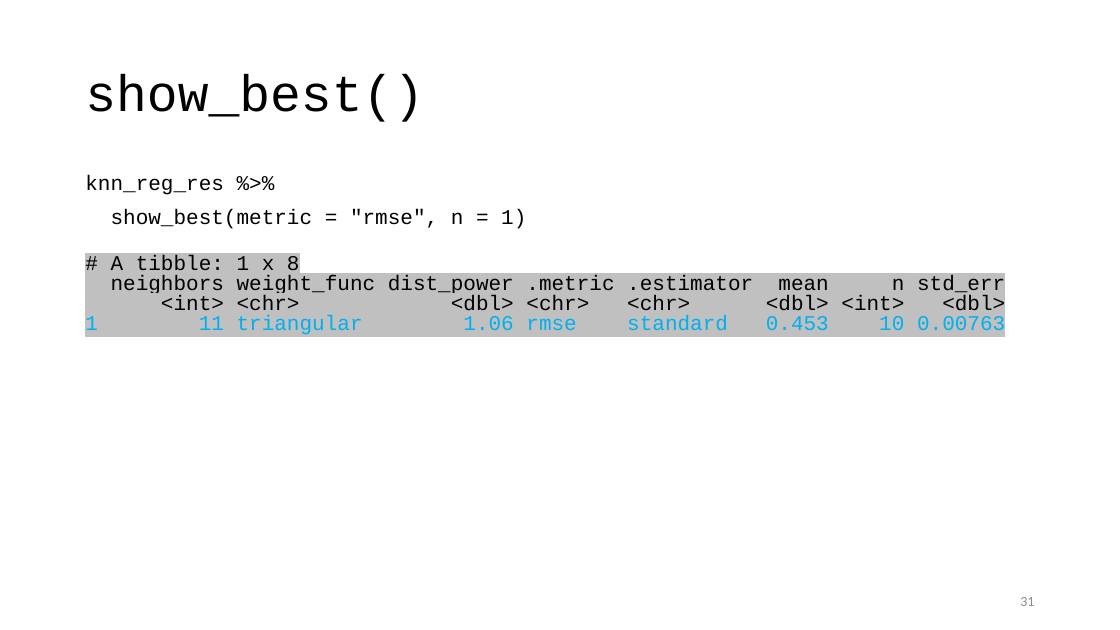
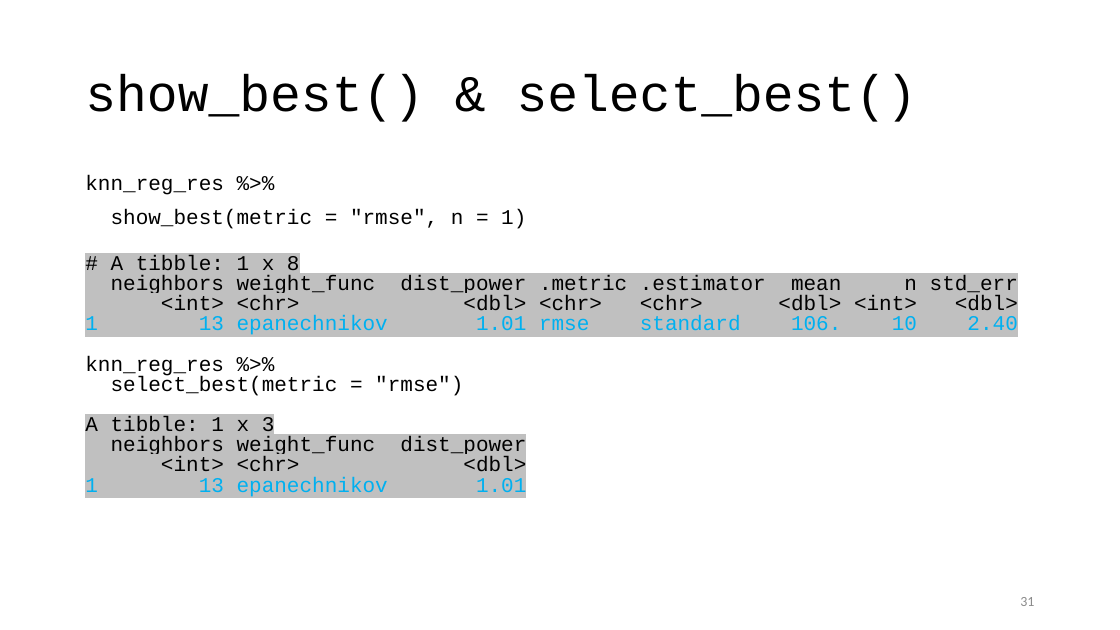
Before and after one commit to karlenaochoa/c4-ml-2020, a slide deck: slide 31 of slides/w6p1-knn/w6p1.pptx. Drawn at 1120x630 pixels with LibreOffice and Linux fonts; fonts in the diff are those of the drawing. Boxes give left, top, right and bottom in pixels: in the first picture for what was removed or moved away, otherwise in the second. Text is boxed around its words. In the diff, an @@ line names an element or a change of style, - is before the commit and + after.

```diff
--- a/slides/w6p1-knn/w6p1.pptx
+++ b/slides/w6p1-knn/w6p1.pptx
@@ title at [85, 73, 917, 122]: text changed @@
-show_best()
+show_best() & select_best()
@@ text at [85, 315, 1017, 499]: text changed; text colour #00B0F0 to #000000 @@
-1 11 triangular 1.06 rmse standard 0.453 10 0.00763
+1 13 epanechnikov 1.01 rmse standard 106. 10 2.40
+knn_reg_res %>%
+select_best(metric = "rmse")
+A tibble: 1 x 3
+neighbors weight_func dist_power
+<int> <chr> <dbl>
+1 13 epanechnikov 1.01
```
Also in this commit, not shown: 19 other slides changed, 3 slides added, 1 other file.
